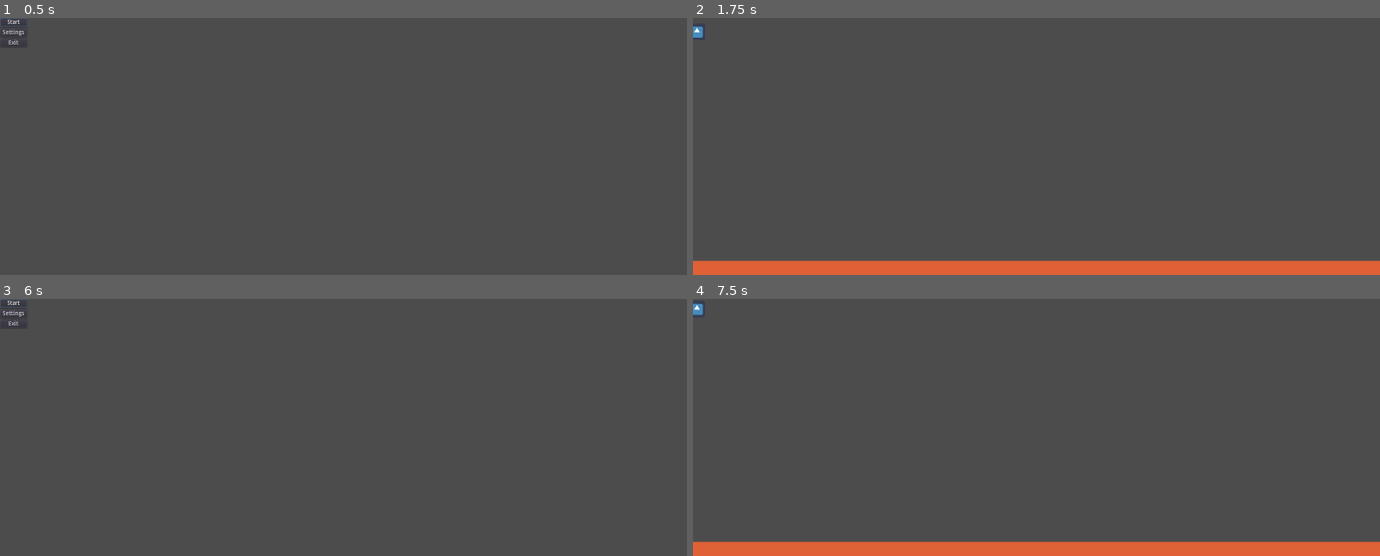
Above: before the commit, frames 1-4 (two rows, left to right).
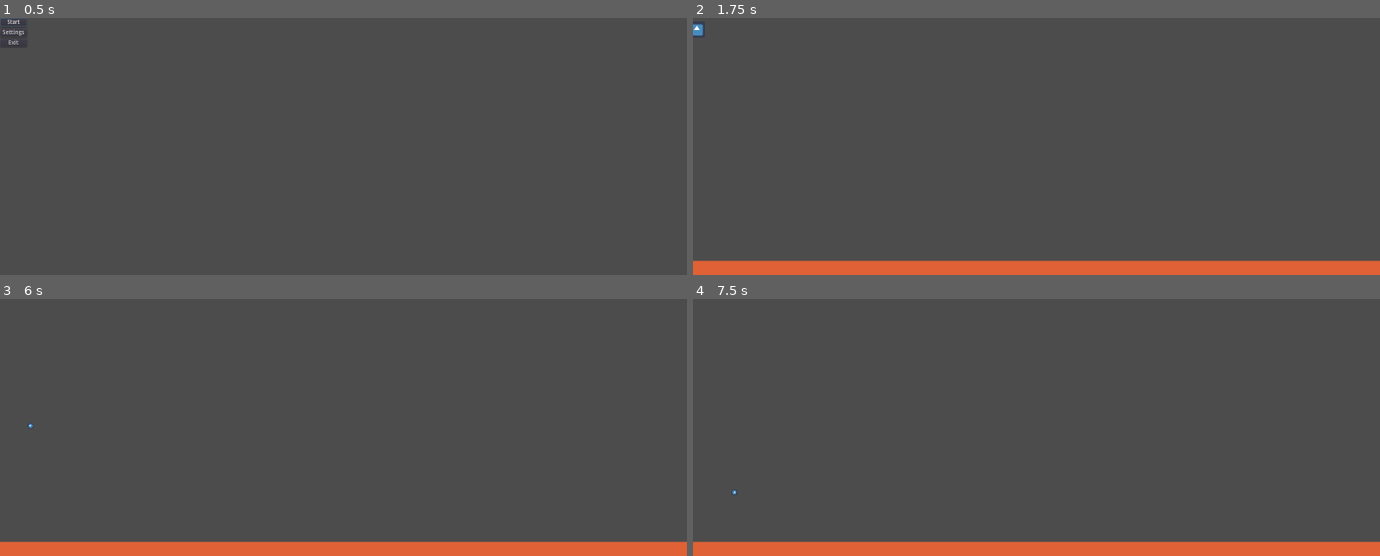
Above: after the commit, the same moments.

Repository: swift456/mars-lander
Game: Godot game, scene res://Menu.tscn
Same seed, same stepped clock (60 frames per second), same inputs: the game is played once before the commit and once after it. The engine's default icon, where the game draws it, is replaced by a stand-in: a white triangle on a blue panel in a dark square.
Inputs (mouse positions are in pixels of both pictures, inside the frame that each line leads up to):
- Up to frame 1 (0.5 s): no input
- Up to frame 2 (1.75 s): click "Start" at 0.5 s; tap Enter at 1.25 s; hold Right (right) from 1.28 s (still down); tap Space (parachute) at 1.35 s
- Up to frame 3 (6 s): tap Space (parachute) at 2, 2.1, 2.85, 3.5, 3.6, 4.35, 5, 5.1, 5.85 s; release Right (right) at 2.03 s; hold Left (left) 2.03-2.78 s; tap Enter at 2.75, 4.25 s; hold Right (right) 2.78-3.53 s; hold Up (thrust) 3.53-4.28 s; hold Left (left) from 4.28 s (still down)
- Up to frame 4 (7.5 s): release Left (left) at 6.5 s; click (706, 304) at 6.5 s, where only the run before the commit has a clickable "Start"; hold Right (right) from 7.28 s (still down); tap Space (parachute) at 7.35 s

Frame 1 is identical in both runs. In frame 2, less than 0.1% of the frame differs, in the area x 0-2%, y 2-8%; in frame 3, 5.8%, in the area x 0-100%, y 0-100%; in frame 4, less than 0.1%.

Commit message:
Implemented an approximation of horizontal and vertical drag, inline with #12

Diff:
--- a/Prototyping/LandingTest/Lander.gd
+++ b/Prototyping/LandingTest/Lander.gd
@@ -1,15 +1,15 @@
 extends RigidBody2D
 
 const parachute = preload("res://Parachute.tscn")
-var parachute_deployed = false
-var parachute_drag = 2
-var drag = 0
+var parachute_area = 0
+var vert_drag = 0
+var hori_drag = 0
 var instancing = true
 var instance = parachute
 enum State {FREEFALL, PARACHUTE_DEPLOY, PARACHUTE_CUT, PARACHUTE_DEPLOYED,PARACHUTE_USED,LANDED, DESTROYED, PAUSED}
 var _state = State.FREEFALL
-var density = 0.00000002
-var area = 2000
+var density = 0.00002
+var area = 300
 var current_velocity = 0
 const CD = 1.7
 
@@ -32,7 +32,7 @@
 
 
 	var debug_velocity = get_linear_velocity()
-	print((_state)," ",(debug_velocity),(drag),(parachute_deployed))
+	print((_state)," ",(debug_velocity)," ",(hori_drag))
 
 	match _state:
 
@@ -57,20 +57,23 @@
 
 		State.PARACHUTE_DEPLOYED:
 				print("Parachute Deployed!")
-				area =+ 25
+				parachute_area = 2500
+
 
 		State.PARACHUTE_CUT:
 				instance.queue_free()
-
+				parachute_area = 0
 				_state = State.PARACHUTE_USED
 
 
 		State.LANDED:
 			if self.get_linear_velocity().y > 40:
 				_state = State.DESTROYED
+				#Need to instance a new scene here "Success"
 
 		State.DESTROYED:
 			get_tree().change_scene("res://Menu.tscn")
+			#Need to instance a new scene here "DESTROYED"
 
 
 
@@ -81,8 +84,7 @@
 
 
 func _integrate_forces(state):
-	drag = density * self.get_linear_velocity().y * area * CD * 1/2
-	apply_central_impulse(Vector2(0,-drag))
+	drag()
 	self.set_applied_torque(0)
 	if Input.is_action_pressed("left"):
 		self.set_applied_torque(-100)
@@ -95,7 +97,11 @@
 	print(rotation)
 
 
+func drag():
 
+	vert_drag = density * self.get_linear_velocity().y * (area+parachute_area) * CD * 1/2
+	hori_drag = density * self.get_linear_velocity().x * (area+parachute_area) * CD * 1/2
+	apply_central_impulse(Vector2(-hori_drag,-vert_drag))
 
 
 func input():
